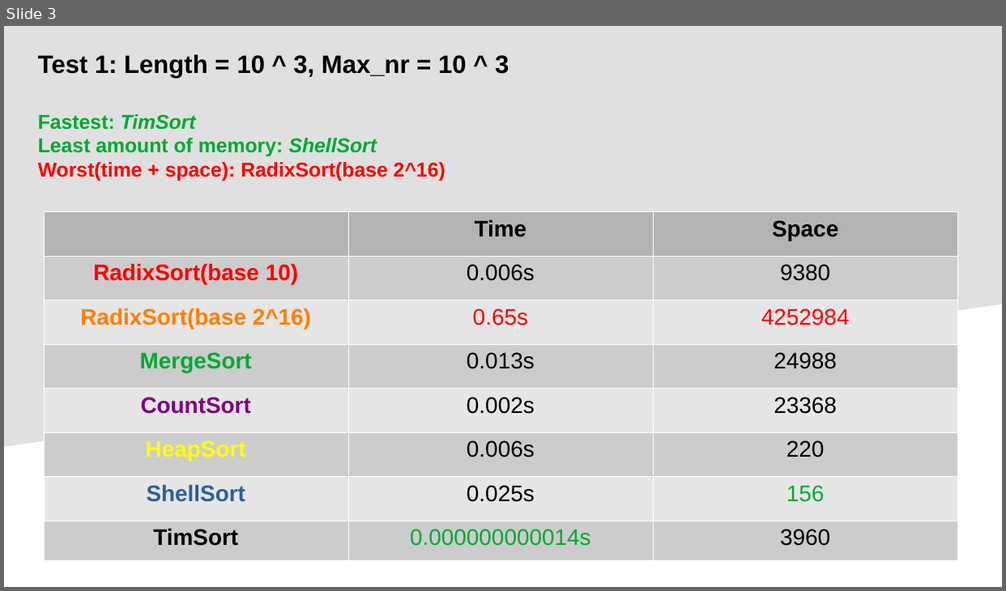
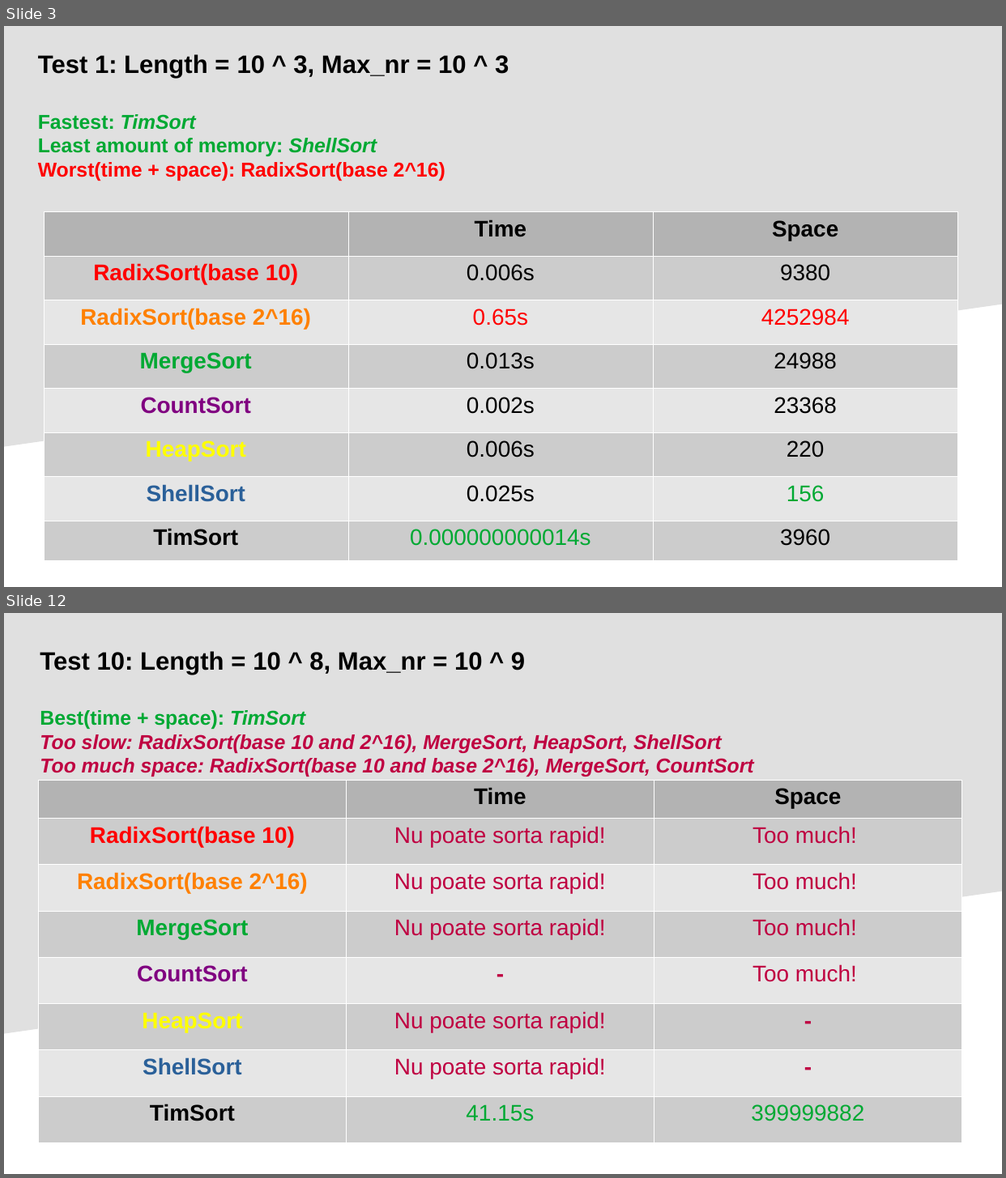
Before and after one commit to VictorE076/Data-Structures, a slide deck: Sorting Algorithms Project.odp. Shown one above the other, each under a label of ours: slide 3 before the commit, slides 3 and 12 after it; the slides between them are not shown. The pictures are 1006x591 and 1006x1178 pixels, drawn with LibreOffice and Linux fonts; fonts in the diff are those of the drawing. Boxes give left, top, right and bottom in pixels: in the first picture for what was removed or moved away, otherwise in the second. Text is boxed around its words. In the diff, an @@ line names an element or a change of style, - is before the commit and + after.

```diff
--- a/Sorting Algorithms Project.odp
+++ b/Sorting Algorithms Project.odp
@@ slide 12 added at (4, 613, 1002, 1174), background #FFFFFF; not listed: 1 template element that a slide beside it also shows @@
@@ text added at (40, 651, 754, 777), 16 pt, text #BF0041, bold, italic @@
+Test 10: Length = 10 ^ 8, Max_nr = 10 ^ 9
+Best(time + space): TimSort
+Too slow: RadixSort(base 10 and 2^16), MergeSort, HeapSort, ShellSort
+Too much space: RadixSort(base 10 and base 2^16), MergeSort, CountSort
@@ table added at (38, 780, 962, 1143), 8 rows, 3 columns @@
+ | Time | Space
+RadixSort(base 10) | Nu poate sorta rapid! | Too much!
+RadixSort(base 2^16) | Nu poate sorta rapid! | Too much!
+MergeSort | Nu poate sorta rapid! | Too much!
+CountSort | - | Too much!
+HeapSort | Nu poate sorta rapid! | -
+ShellSort | Nu poate sorta rapid! | -
+TimSort | 41.15s | 399999882
```
Also in this commit, not shown: 6 slides changed, 3 other slides added, 1 other file.
